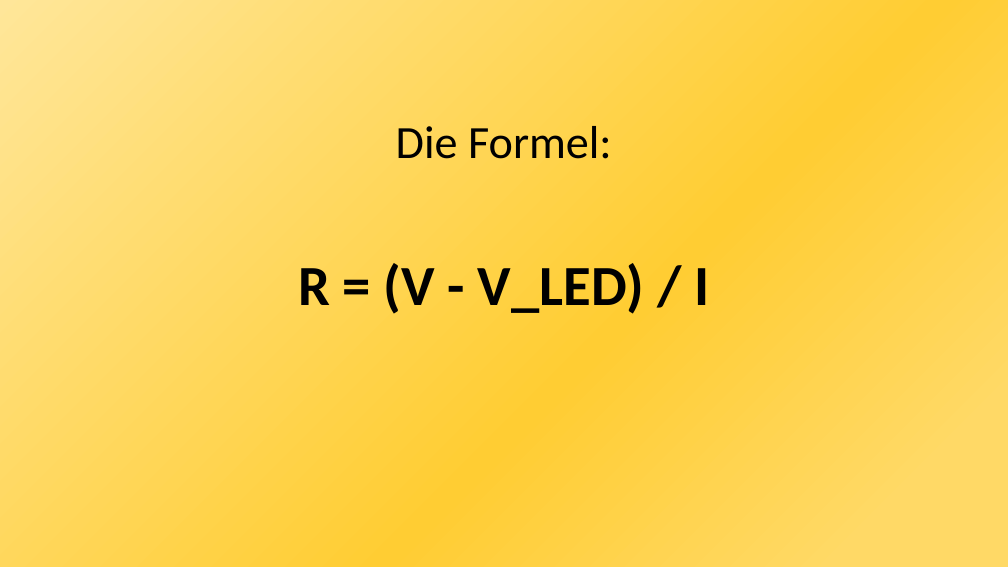
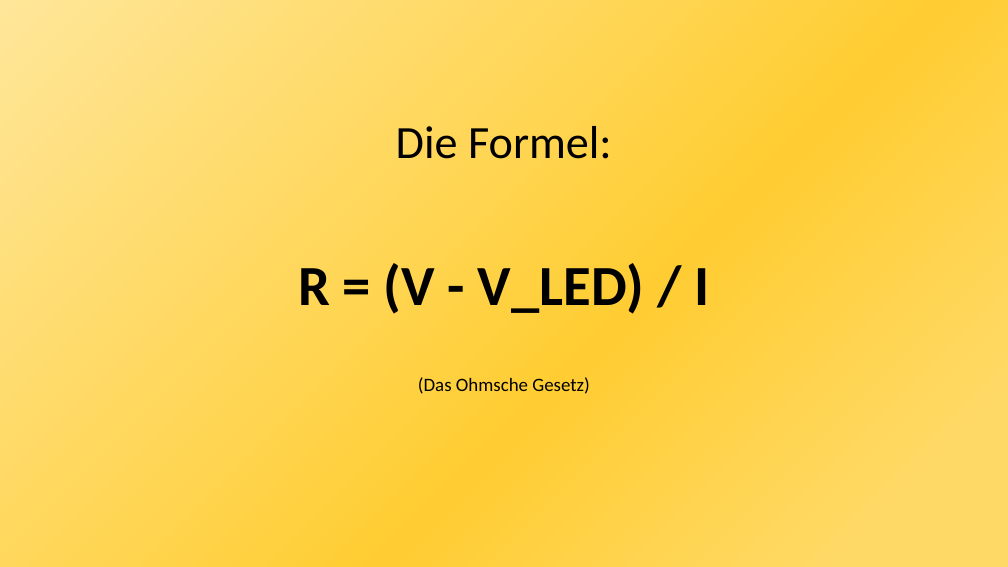
Before and after one commit to JonasHeilig/Arduino-GFS, a slide deck: slide 11 of Arduino-PP.pptx. Drawn at 1008x567 pixels with LibreOffice and Linux fonts; fonts in the diff are those of the drawing. Boxes give left, top, right and bottom in pixels: in the first picture for what was removed or moved away, otherwise in the second. Text is boxed around its words. In the diff, an @@ line names an element or a change of style, - is before the commit and + after.

```diff
--- a/Arduino-PP.pptx
+++ b/Arduino-PP.pptx
@@ text added at (418,377,590,394), 18 pt, text #000000 @@
+(Das Ohmsche Gesetz)
```
Also in this commit, not shown: 4 other slides changed.
